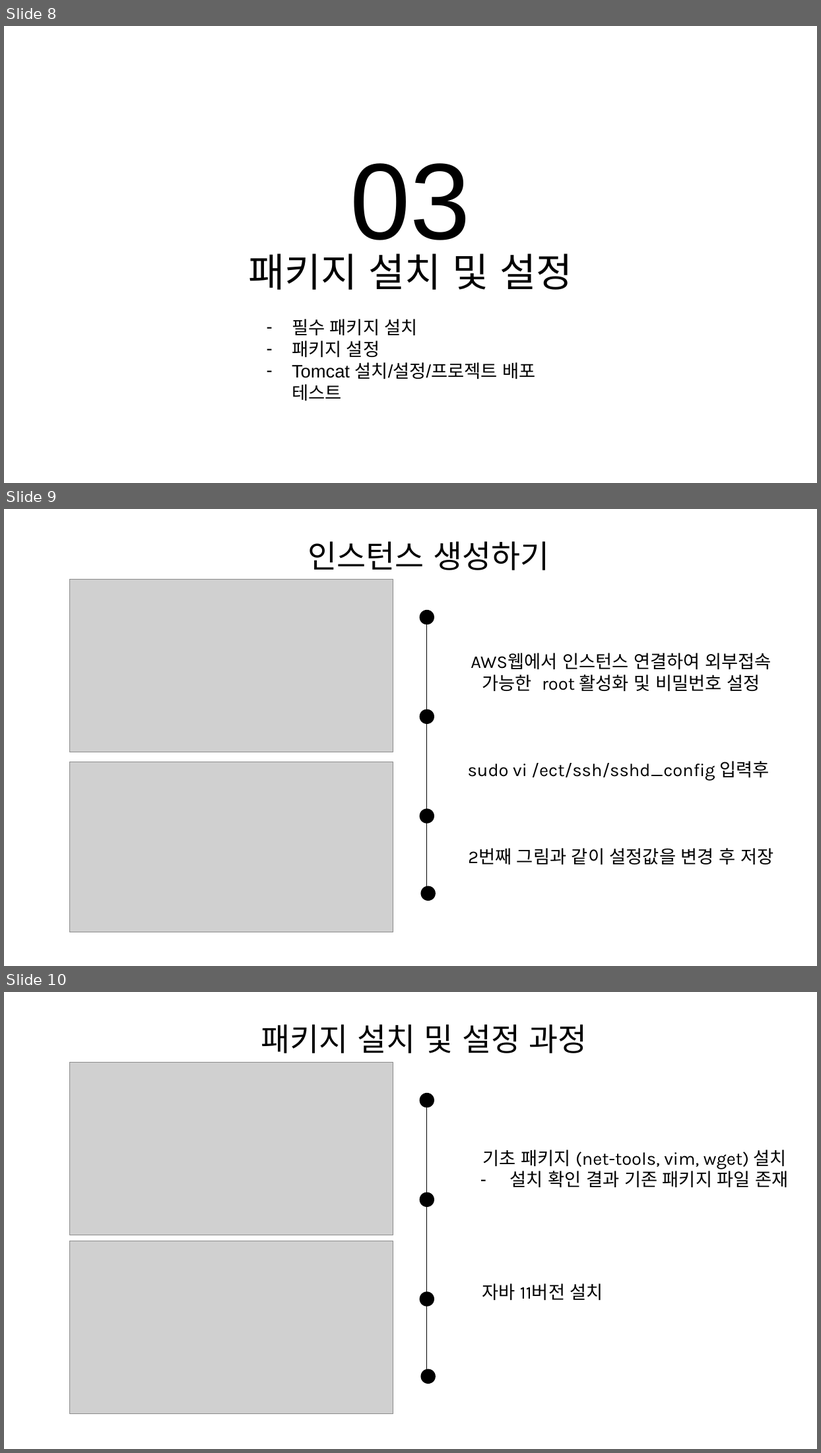
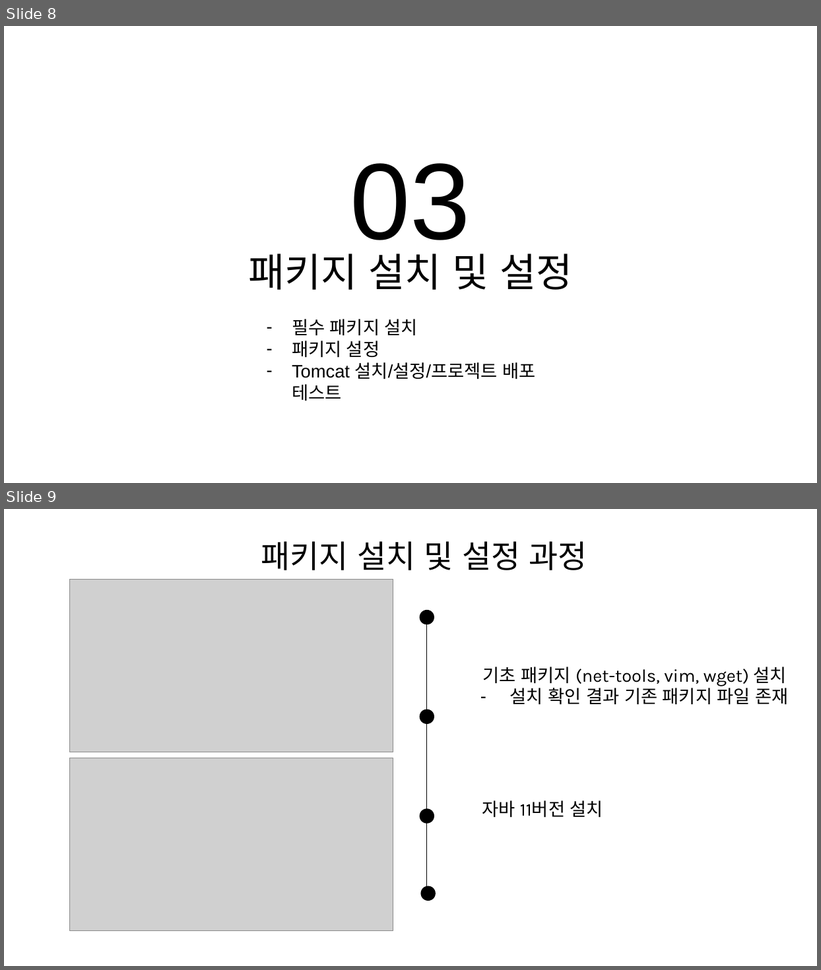
Before and after one commit to lollolzz/Linux, a slide deck: 2_빅데이터 분석기획_권능한.pptx. Shown one above the other, each under a label of ours: slides 8, 9 and 10 before the commit, slides 8 and 9 after it. The pictures are 821x1453 and 821x970 pixels, drawn with LibreOffice and Linux fonts; fonts in the diff are those of the drawing; grey boxes stand for pictures; background and template pictures are left out. Boxes give left, top, right and bottom in pixels: in the first picture for what was removed or moved away, otherwise in the second. Text is boxed around its words. In the diff, an @@ line names an element or a change of style, - is before the commit and + after.

Commit message:
빅데이터 분석기획 수정

```diff
--- a/2_빅데이터 분석기획_권능한.pptx
+++ b/2_빅데이터 분석기획_권능한.pptx
@@ slide 9 removed at [4,509,817,966], background #FFFFFF @@
@@ title removed at [308,541,549,570] @@
-인스턴스 생성하기
@@ picture removed at [70,580,393,753] @@
@@ subtitle removed at [468,653,774,865] @@
-AWS웹에서 인스턴스 연결하여 외부접속
-가능한 root 활성화 및 비밀번호 설정
-sudo vi /ect/ssh/sshd_config 입력후
-2번째 그림과 같이 설정값을 변경 후 저장
@@ picture removed at [70,762,393,933] @@
@@ group removed at [420,610,436,901]: 4 ellipses, 1 line @@
@@ what was slide 10 is now slide 9 @@
```
